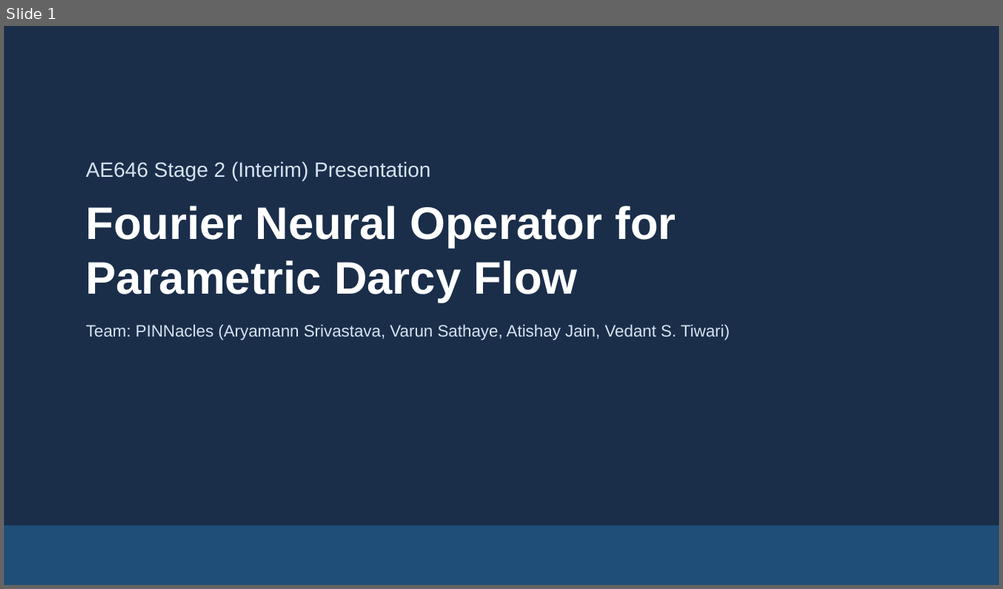
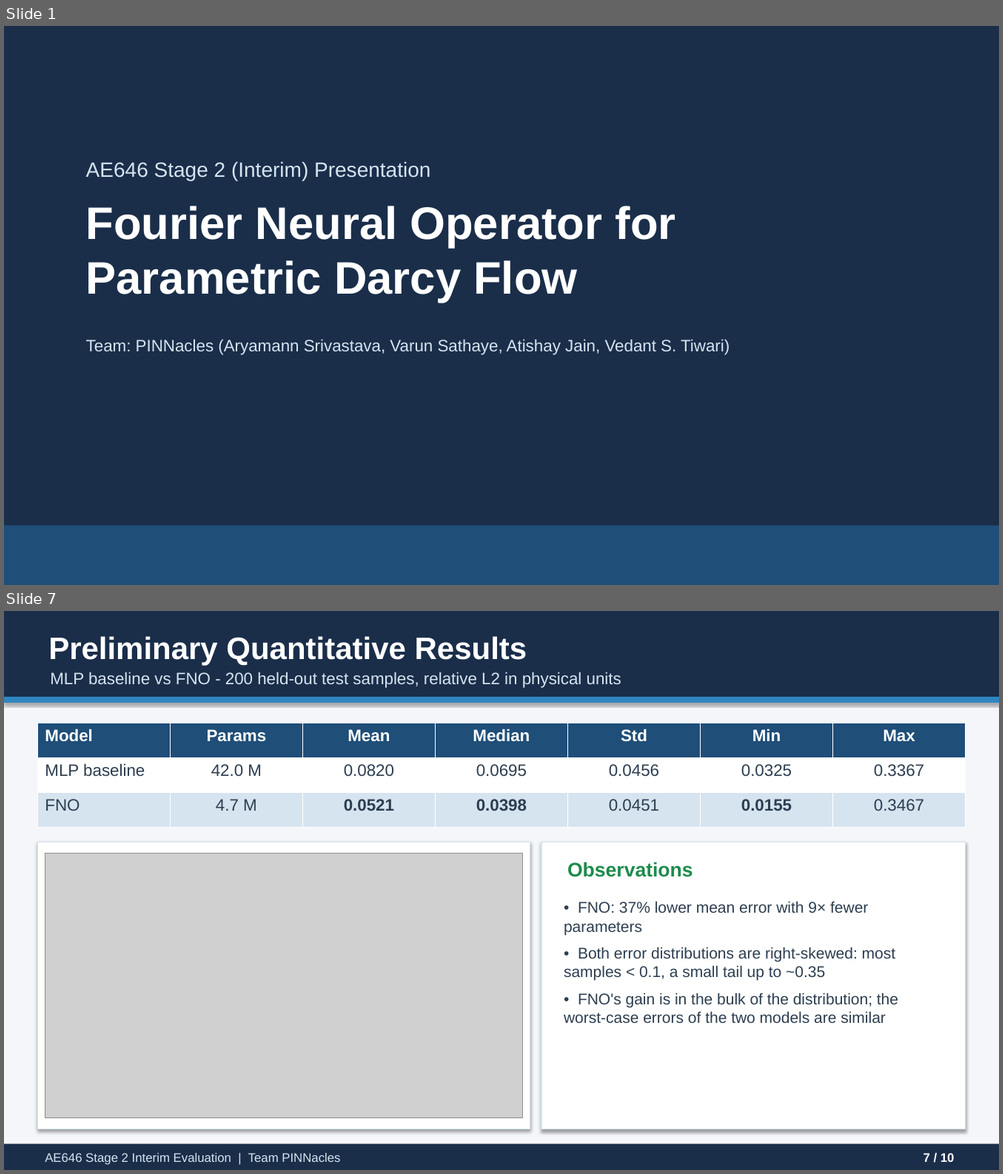
Before and after one commit to ARYAMANN7279/AE646-PINNacles, a slide deck: stage2/PINNacles_Stage2_Presentation.pptx. Shown one above the other, each under a label of ours: slide 1 before the commit, slides 1 and 7 after it; the slides between them are not shown. The pictures are 1003x589 and 1003x1174 pixels, drawn with LibreOffice and Linux fonts; fonts in the diff are those of the drawing; grey boxes stand for pictures. Boxes give left, top, right and bottom in pixels: in the first picture for what was removed or moved away, otherwise in the second. Text is boxed around its words. In the diff, an @@ line names an element or a change of style, - is before the commit and + after.

```diff
--- a/stage2/PINNacles_Stage2_Presentation.pptx
+++ b/stage2/PINNacles_Stage2_Presentation.pptx
@@ slide 7 added at (x1=4, y1=611, x2=999, y2=1170), background #FFFFFF @@
@@ rectangle added at (x1=4, y1=611, x2=999, y2=1170), fill #F4F6F9 @@
@@ rectangle added at (x1=4, y1=611, x2=999, y2=697), fill #1A2E4A @@
@@ text added at (x1=48, y1=636, x2=527, y2=665), 30 pt, text #FFFFFF, bold @@
+Preliminary Quantitative Results
@@ text added at (x1=50, y1=672, x2=621, y2=688), 16 pt, text #D6E4F0 @@
+MLP baseline vs FNO - 200 held-out test samples, relative L2 in physical units
@@ rectangle added at (x1=4, y1=697, x2=999, y2=703), fill #2E86C1 @@
@@ table added at (x1=37, y1=723, x2=967, y2=827), 3 rows, 7 columns @@
+Model | Params | Mean | Median | Std | Min | Max
+MLP baseline | 42.0 M | 0.0820 | 0.0695 | 0.0456 | 0.0325 | 0.3367
+FNO | 4.7 M | 0.0521 | 0.0398 | 0.0451 | 0.0155 | 0.3467
@@ rectangle added at (x1=37, y1=843, x2=530, y2=1130), fill #FFFFFF, outline #D6E4F0 1 pt @@
@@ picture added at (x1=45, y1=854, x2=523, y2=1119) @@
@@ rectangle added at (x1=541, y1=843, x2=965, y2=1130), fill #FFFFFF, outline #D6E4F0 1 pt @@
@@ text added at (x1=567, y1=862, x2=693, y2=877), 19 pt, text #1E8B4C, bold @@
+Observations
@@ text added at (x1=563, y1=901, x2=898, y2=1023), 15 pt, text #2C3E50 @@
+• FNO: 37% lower mean error with 9× fewer parameters
+• Both error distributions are right-skewed: most samples < 0.1, a small tail up to ~0.35
+• FNO's gain is in the bulk of the distribution; the worst-case errors of the two models are similar
@@ rectangle added at (x1=4, y1=1145, x2=999, y2=1170), fill #1A2E4A @@
@@ text added at (x1=45, y1=1153, x2=340, y2=1165), 12 pt, text #D6E4F0 @@
+AE646 Stage 2 Interim Evaluation | Team PINNacles
@@ text added at (x1=923, y1=1153, x2=954, y2=1162), 12 pt, text #FFFFFF, bold @@
+7 / 10
@@ slide 1 changed as well @@
@@ text "Team: PINNacles (Aryamann Srivastava, Varun ..." moved from (x1=86, y1=324, x2=729, y2=340) to (x1=86, y1=339, x2=729, y2=355) @@
```
Also in this commit, not shown: 1 other slide changed, 7 other slides added, 6 slides removed, 26 other files.
